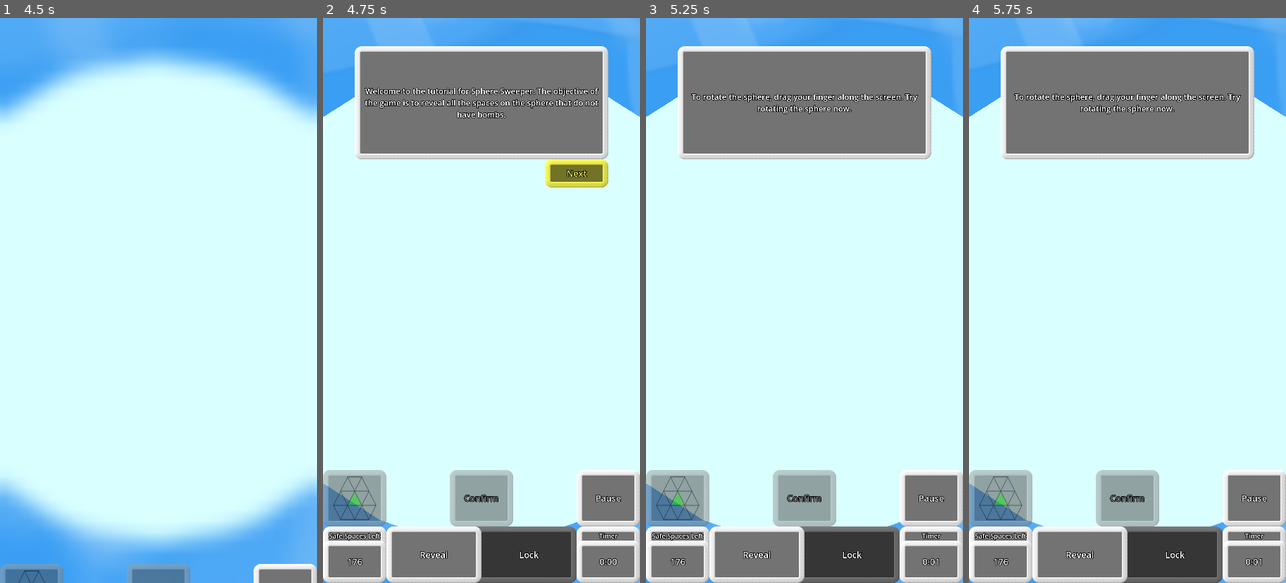
Above: before the commit, frames 1-4 (left to right).
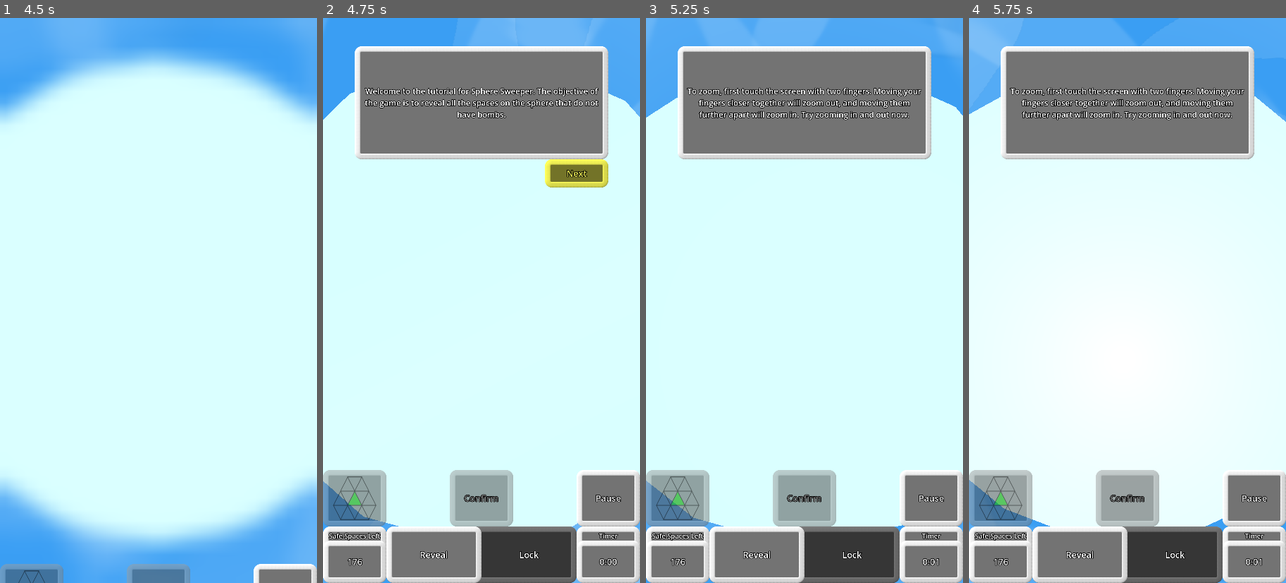
Above: after the commit, the same moments.

Repository: WalynC/sphereSweeperGodot
Game: Godot game, scene res://mainScenes/menu_scene.tscn
Same seed, same stepped clock (60 frames per second), same inputs: the game is played once before the commit and once after it. Sound files missing from this copy of the repository are replaced by a short silence.
Inputs (mouse positions are in pixels of both pictures, inside the frame that each line leads up to):
- Up to frame 1 (4.5 s): click "Tutorial" at 0.5 s; click "Next" at 1.25 s; click "Pause" at 2 s; move the mouse to (228, 272) at 2.77 s; hold Down (scroll_down) 2.78-3.5 s; click (228, 272) at 2.92 s; click "Restart" at 3.5 s; tap Enter at 4.25 s; drag from (95, 328) to (142, 413) at 4.27 s
- Up to frame 2 (4.75 s): no input
- Up to frame 3 (5.25 s): click "Next" at 5 s
- Up to frame 4 (5.75 s): no input

Frame 1 is identical in both runs. In frame 2, 3.2% of the frame differs, in the area x 0-100%, y 0-100%; in frame 3, 3.4%; in frame 4, 19%.

Commit message:
UI is now blocked from being interacted with when a UI transition is in progress

Diff:
--- a/mainScenes/game.tscn
+++ b/mainScenes/game.tscn
@@ -192,6 +192,20 @@
 gm = NodePath("../..")
 gameUI = NodePath("../game_ui")
 
+[node name="PauseMenu" parent="ControlRoot" node_paths=PackedStringArray("gm", "gameUI", "optionsUI") instance=ExtResource("8_6obnv")]
+layout_mode = 1
+offset_top = 1024.0
+offset_bottom = 2048.0
+gm = NodePath("../..")
+gameUI = NodePath("../game_ui")
+optionsUI = NodePath("../options_menu")
+
+[node name="options_menu" parent="ControlRoot" node_paths=PackedStringArray("previousUI") instance=ExtResource("11_uimh0")]
+layout_mode = 1
+offset_top = 1024.0
+offset_bottom = 2048.0
+previousUI = NodePath("../PauseMenu")
+
 [node name="game_ui" parent="ControlRoot" node_paths=PackedStringArray("gm", "controls", "pauseScreen") instance=ExtResource("7_su4m3")]
 layout_mode = 1
 offset_top = 1024.0
@@ -199,20 +213,6 @@
 gm = NodePath("../..")
 controls = NodePath("../../Controls")
 pauseScreen = NodePath("../PauseMenu")
-
-[node name="PauseMenu" parent="ControlRoot" node_paths=PackedStringArray("gm", "gameUI", "optionsUI") instance=ExtResource("8_6obnv")]
-layout_mode = 1
-offset_top = 1024.0
-offset_bottom = 2048.0
-gm = NodePath("../..")
-gameUI = NodePath("../game_ui")
-optionsUI = NodePath("../options_menu")
-
-[node name="options_menu" parent="ControlRoot" node_paths=PackedStringArray("previousUI") instance=ExtResource("11_uimh0")]
-layout_mode = 1
-offset_top = 1024.0
-offset_bottom = 2048.0
-previousUI = NodePath("../PauseMenu")
 
 [node name="chainClearText" type="Label" parent="ControlRoot"]
 layout_mode = 1
@@ -228,6 +228,15 @@
 vertical_alignment = 1
 script = ExtResource("18_fkkoe")
 
+[node name="blocker" type="Control" parent="ControlRoot"]
+layout_mode = 1
+anchors_preset = 15
+anchor_right = 1.0
+anchor_bottom = 1.0
+grow_horizontal = 2
+grow_vertical = 2
+mouse_force_pass_scroll_events = false
+
 [node name="RevealSound" type="Node" parent="."]
 script = ExtResource("19_26ntl")
 sounds = Array[AudioStream]([ExtResource("19_tqec0"), ExtResource("20_d0bkp"), ExtResource("21_vbfdg"), ExtResource("22 …(235 unchanged characters)…
--- a/mainScenes/menu_scene.tscn
+++ b/mainScenes/menu_scene.tscn
@@ -33,26 +33,26 @@
 [node name="newGameBasicMenu" parent="menu root" node_paths=PackedStringArray("mainMenuUI", "customGameUI") instance=ExtResource("2_0f0tg")]
 layout_mode = 1
 offset_top = 1024.0
-offset_bottom = 2048.0
+offset_bottom = 2304.0
 mainMenuUI = NodePath("../mainMenu")
 customGameUI = NodePath("../customGameMenu")
 
 [node name="customGameMenu" parent="menu root" node_paths=PackedStringArray("basicGameUI") instance=ExtResource("3_m8si6")]
 layout_mode = 1
 offset_top = 1024.0
-offset_bottom = 2048.0
+offset_bottom = 2304.0
 basicGameUI = NodePath("../newGameBasicMenu")
 
 [node name="options_menu" parent="menu root" node_paths=PackedStringArray("previousUI") instance=ExtResource("4_dlvh5")]
 layout_mode = 1
 offset_top = 1024.0
-offset_bottom = 2048.0
+offset_bottom = 2304.0
 previousUI = NodePath("../mainMenu")
 
 [node name="mainMenu" parent="menu root" node_paths=PackedStringArray("basicGameUI", "optionsMenuUI", "creditsUI") instance=ExtResource("1_6ny5j")]
 layout_mode = 1
 offset_top = 1024.0
-offset_bottom = 2048.0
+offset_bottom = 2304.0
 basicGameUI = NodePath("../newGameBasicMenu")
 optionsMenuUI = NodePath("../options_menu")
 creditsUI = NodePath("../credits")
@@ -63,4 +63,13 @@
 offset_bottom = 2560.0
 mainMenuUI = NodePath("../mainMenu")
 
+[node name="blocker" type="Control" parent="menu root"]
+layout_mode = 1
+anchors_preset = 15
+anchor_right = 1.0
+anchor_bottom = 1.0
+grow_horizontal = 2
+grow_vertical = 2
+mouse_force_pass_scroll_events = false
+
 [node name="Camera3D" type="Camera3D" parent="."]
--- a/mainScenes/tutorial.tscn
+++ b/mainScenes/tutorial.tscn
@@ -215,6 +215,20 @@
 gm = NodePath("../..")
 gameUI = NodePath("../game_ui")
 
+[node name="tutorial_pause_menu" parent="ControlRoot" node_paths=PackedStringArray("gm", "gameUI", "optionsUI") instance=ExtResource("15_kkf3v")]
+layout_mode = 1
+offset_top = 1024.0
+offset_bottom = 2048.0
+gm = NodePath("../..")
+gameUI = NodePath("../game_ui")
+optionsUI = NodePath("../options_menu")
+
+[node name="options_menu" parent="ControlRoot" node_paths=PackedStringArray("previousUI") instance=ExtResource("17_d6i8j")]
+layout_mode = 1
+offset_top = 1024.0
+offset_bottom = 2048.0
+previousUI = NodePath("../tutorial_pause_menu")
+
 [node name="game_ui" parent="ControlRoot" node_paths=PackedStringArray("gm", "controls", "pauseScreen", "tutorial") instance=ExtResource("15_vnmci")]
 layout_mode = 1
 offset_top = 1024.0
@@ -274,20 +288,6 @@
 "": SubResource("AnimationLibrary_amicg")
 }
 
-[node name="tutorial_pause_menu" parent="ControlRoot" node_paths=PackedStringArray("gm", "gameUI", "optionsUI") instance=ExtResource("15_kkf3v")]
-layout_mode = 1
-offset_top = 1024.0
-offset_bottom = 2048.0
-gm = NodePath("../..")
-gameUI = NodePath("../game_ui")
-optionsUI = NodePath("../options_menu")
-
-[node name="options_menu" parent="ControlRoot" node_paths=PackedStringArray("previousUI") instance=ExtResource("17_d6i8j")]
-layout_mode = 1
-offset_top = 1024.0
-offset_bottom = 2048.0
-previousUI = NodePath("../tutorial_pause_menu")
-
 [node name="chainClearText" type="Label" parent="ControlRoot"]
 layout_mode = 1
 anchors_preset = -1
@@ -302,6 +302,15 @@
 vertical_alignment = 1
 script = ExtResource("18_uscf3")
 
+[node name="blocker" type="Control" parent="ControlRoot"]
+layout_mode = 1
+anchors_preset = 15
+anchor_right = 1.0
+anchor_bottom = 1.0
+grow_horizontal = 2
+grow_vertical = 2
+mouse_force_pass_scroll_events = false
+
 [node name="RevealSound" type="Node" parent="."]
 script = ExtResource("19_ni5lf")
 sounds = Array[AudioStream]([ExtResource("20_s31lb"), ExtResource("21_2iaph"), ExtResource("22_1hu3f"), ExtResource("23 …(235 unchanged characters)…
--- a/scripts/UITransition.gd
+++ b/scripts/UITransition.gd
@@ -1,8 +1,13 @@
 extends Control
 class_name UITransition
 @export var control : Control
+var blocker : Control
+
+func _ready():
+	blocker = get_node("../../blocker")
 
 func exit_screen():
+	blocker.mouse_filter = Control.MOUSE_FILTER_STOP
 	var tween = create_tween()
 	tween.tween_property(control, "position", Vector2(0,control.get_parent_control().size.y),.5)
 	return tween
@@ -10,4 +15,8 @@
 func enter_screen():
 	var tween = create_tween()
 	tween.tween_property(control, "position", Vector2(0,0),.5)
+	tween.tween_callback(disableBlocker)
 	return tween
+
+func disableBlocker():
+	blocker.mouse_filter = Control.MOUSE_FILTER_IGNORE
--- a/uiScenes/uiComponents/ui_transition.tscn
+++ b/uiScenes/uiComponents/ui_transition.tscn
@@ -2,10 +2,9 @@
 
 [ext_resource type="Script" path="res://scripts/UITransition.gd" id="1_cj0ak"]
 
-[node name="UITransition" type="Control" node_paths=PackedStringArray("control")]
+[node name="UITransition" type="Control"]
 layout_mode = 3
 anchors_preset = 0
 offset_right = 40.0
 offset_bottom = 40.0
 script = ExtResource("1_cj0ak")
-control = NodePath("")
